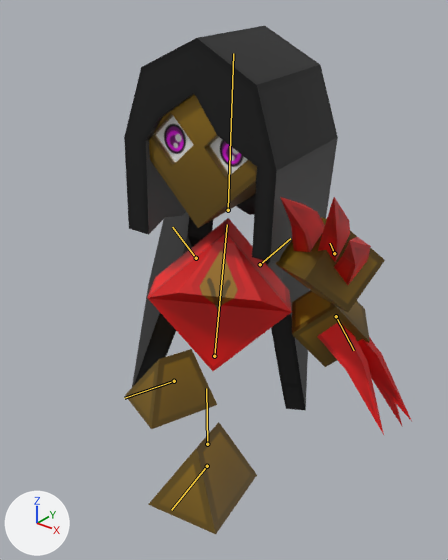
What one commit did to the Blender file Unity/Assets/Personagem/InimigosNormais/Succubus/Blender/Succubus.blend.
Before and after are seen from a 50 mm lens placed at (2.72, -3.25, 3.8), pointed at (-0.02, 0.18, 1.68). Arrows for +X, +Y and +Z are at lower left; the lights stay in place. Both versions are drawn at frame 31 of the action 'Sieg_Ataques'; the numbers are the values there. The bones that bend it are drawn over the model as lines.

In view in the first picture: 'Corpo'.
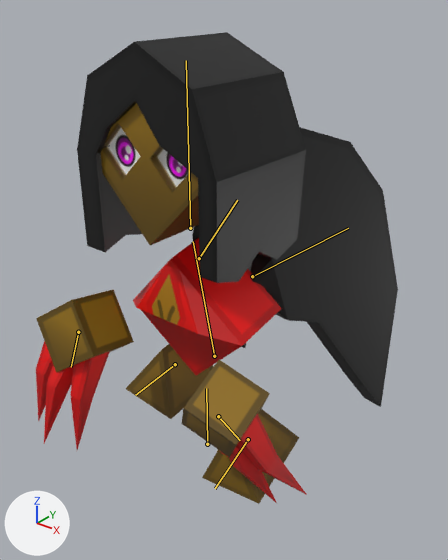
Changed parts and their boxes [x1, y1, x2, y2] in the pictures (448 x 560 px):
'Corpo', posed (26% wider, 7% shorter): before [124, 26, 412, 534]; after [36, 32, 398, 504]
bone 'BoneCorpo', root to tip: before (214, 356) to (227, 224); after (214, 356) to (193, 241)
bone 'BoneCabeca', root to tip: before (228, 210) to (233, 53); after (190, 228) to (186, 60)
bone 'BoneEsquerda', root to tip: before (336, 316) to (354, 350); after (218, 416) to (240, 440)
bone 'BoneMaoDireita', root to tip: before (334, 253) to (330, 243); after (78, 332) to (71, 367)
bone 'BonePeEsquerdo', root to tip: before (207, 466) to (171, 510); after (248, 439) to (215, 488)
bone 'BonePeDireito', root to tip: before (174, 381) to (124, 398); after (175, 364) to (135, 395)

What changed in the scene script:
```text
Change bone_bonecorpo:
    where bone_bonecorpo = bpy.data.objects['Osso'].pose.bones['BoneCorpo']
    bone_bonecorpo.rotation_quaternion: (0.949, -0.068, 0.307, -0.022) -> (0.994, 0.105, 0.0, 0.0)  # degrees (-10, 35, -6) -> degrees (12, 0, 0)
Change bone_bonecabeca:
    where bone_bonecabeca = bpy.data.objects['Osso'].pose.bones['BoneCabeca']  # child of 'BoneCorpo'
    bone_bonecabeca.rotation_quaternion: (0.964, 0.087, -0.252, 0.005) -> (0.995, -0.104, 0.0, 0.0)  # degrees (11, -29, -2) -> degrees (-12, 0, 0)
Change bone_boneesquerda:
    where bone_boneesquerda = bpy.data.objects['Osso'].pose.bones['BoneEsquerda']  # child of 'BoneCorpo'
    bone_boneesquerda.location: (-0.028, -0.055, 0.039) -> (-0.39, 0.147, 0.288)
    bone_boneesquerda.rotation_quaternion: (0.775, -0.063, -0.477, 0.409) -> (0.979, -0.157, 0.021, -0.132)  # degrees (-42, -43, 73) -> degrees (-18, 0, -15)
Change bone_bonemaodireita:
    where bone_bonemaodireita = bpy.data.objects['Osso'].pose.bones['BoneMaoDireita']  # child of 'BoneCorpo'
    bone_bonemaodireita.location: (-0.384, -0.491, -1.126) -> (-0.529, -0.174, -0.303)
    bone_bonemaodireita.rotation_quaternion: (0.521, 0.291, -0.024, 0.801) -> (0.971, 0.09, -0.026, 0.218)  # degrees (18, -29, 109) -> degrees (9, -5, 25)
Change bone_bonepeesquerdo:
    where bone_bonepeesquerdo = bpy.data.objects['Osso'].pose.bones['BonePeEsquerdo']  # child of 'BonePes'
    bone_bonepeesquerdo.location: (0.023, 0.342, 0.0) -> (0.023, 0.007, 0.055)
    bone_bonepeesquerdo.rotation_quaternion: (0.996, 0.0, 0.0, -0.087) -> (0.984, 0.171, 0.051, -0.022)  # degrees (0, 0, -10) -> degrees (20, 6, -2)
Change bone_bonepedireito:
    where bone_bonepedireito = bpy.data.objects['Osso'].pose.bones['BonePeDireito']  # child of 'BonePes'
    bone_bonepedireito.location: (-0.09, -0.084, 0.0) -> (-0.09, -0.099, -0.108)
    bone_bonepedireito.rotation_quaternion: (0.985, 0.0, 0.0, 0.174) -> (0.996, 0.071, -0.046, 0.015)  # degrees (0, 0, 20) -> degrees (8, -5, 1)
```
